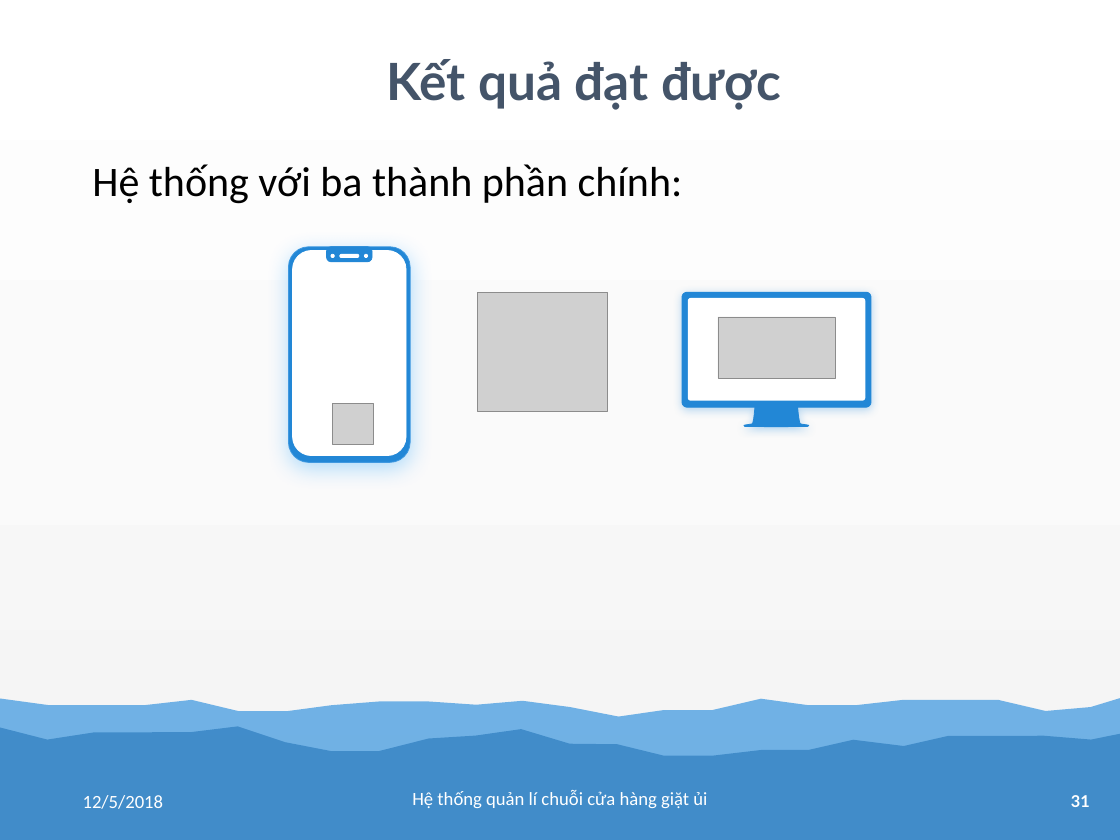
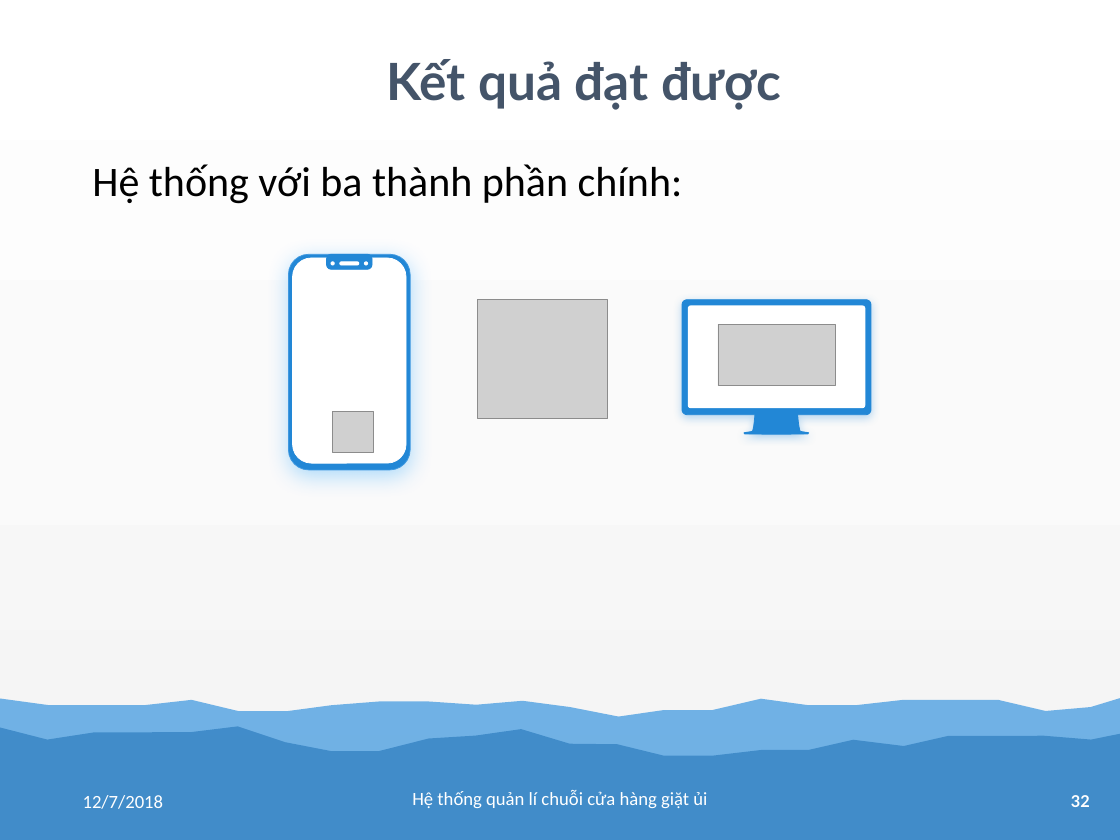
Before and after one commit to tranhoanghuan/Lu-n-v-n, a slide deck: slide 32 of baoCao/bao_cao.pptx (slide 31 before the commit). Drawn at 1120x840 pixels with LibreOffice and Linux fonts; fonts in the diff are those of the drawing; grey boxes stand for pictures. Boxes give left, top, right and bottom in pixels: in the first picture for what was removed or moved away, otherwise in the second. Text is boxed around its words. In the diff, an @@ line names an element or a change of style, - is before the commit and + after.

```diff
--- a/baoCao/bao_cao.pptx
+++ b/baoCao/bao_cao.pptx
@@ 2 ellipses, 2 rounded rectangles, 1 picture, 1 freeform shape: place and size @@
-2 ellipses, 2 rounded rectangles, 1 picture, 1 freeform shape at [292, 250, 871, 455]
+2 ellipses, 2 rounded rectangles, 1 picture, 1 freeform shape at [292, 258, 871, 463]
@@ 3 rounded rectangles, 2 pictures: place and size @@
-3 rounded rectangles, 2 pictures at [288, 247, 865, 463]
+3 rounded rectangles, 2 pictures at [288, 254, 865, 470]
@@ text at [83, 795, 164, 809]: text changed @@
-12/5/2018
+12/7/2018
@@ page number at [1071, 795, 1090, 807]: text changed @@
-31
+32
```
Also in this commit, not shown: 33 other slides changed, 1 slide added, 3 other files.
